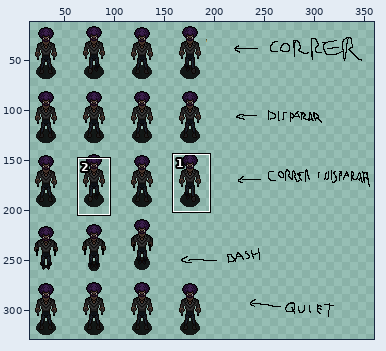
File history of a sprite sheet, TheOldLobo/Assets/Sprites/Personaje/negro de cara.png. Above: a wide view before the commit, with the close-up outlined.
Close-up. Before the commit:
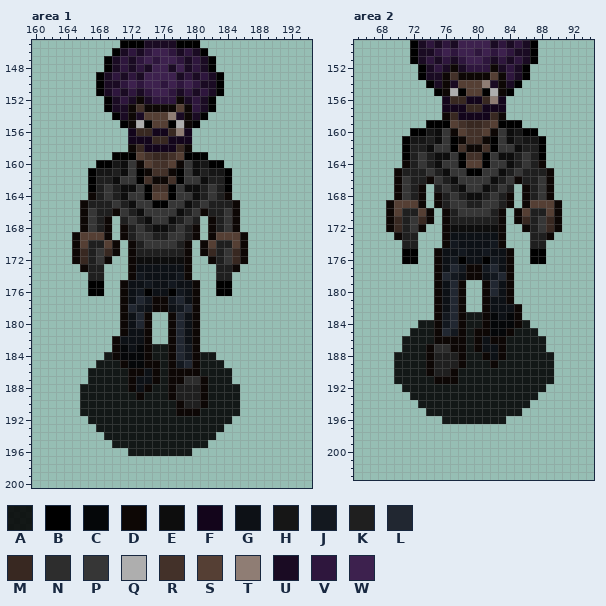
The file is 360x360 pixels. Colours within 5 levels of each other are drawn and written as one. Shown: area 1: x 160..194, y 145..200; area 2: x 65..94, y 149..203. The wide view leaves out empty margins. The commit also changed other parts of the picture, which this record leaves out.
Palette (. is transparent): A #000000df  B #000000  C #050709  D #0d0705  E #0d0d0d  F #13051b  G #0d1116  H #161616  J #13181f  K #1f1f1f  L #212731  M #382821  N #2d2d2d  P #363636  Q #aeaeae  R #433129  S #553f34  T #8f7d74  U #1a0b23  V #2e163d  W #3d214e
Pixels before, area 1, first column x 165:
145 ......BBBUUUUBBB......
146 .....BUVUVWWVUVUB.....
147 ....BUVUVWVWWVUVUB....
148 ....BUVUVUWWUWUVUB....
149 ...BUVUVUWWWWUVUVUB...
150 ...BUUVWVWWVWVWVUUB...
151 ...BUVUVUVWWVUVUVUB...
152 ....BUVUDUVVVDUVUB....
153 ....BUUDRDDDDSDVUB....
154 .....BUDUSSSTUDUB.....
155 ......BDQBSSBQDB......
156 .......FMMFFMTF.......
157 .......FFFMMFFF.......
158 .......DMFFFFMD.......
159 .....BBBSRMMRSBBB.....
160 ...BBHEPDSRRSDPEHBB...
161 ..BHHKEPBDRRDBPEKHHB..
162 ..BKKEPPBRDDRBPPEKKB..
163 ..BKPKEEPBRRBPEEKPKB..
164 ..DKPKEPPBSSBPPEKPKD..
165 .DKKKPKEPPBBPPEKPKKKD.
166 .DPKKDPKEPPPPEKPDKKPD.
167 .DPKD.KPKEPPEKPK.DKPD.
168 .DPKD.DKPKEEKPKD.DKPD.
169 DSSSD.DKPPKKPPKD.DSSSD
170 DSKKSD.DKPPPPKD.DSKKSD
171 DMKPMD.DKKKKKKD.DMKPMD
172 DMKPD..DEEEEEED..DKPMD
173 .DKK...DGGGGGGD...KKD.
174 ..KK...DJGGGGJD...KK..
175 ..BB..DGGJGGJGGD..BB..
176 ..BB..DGJBGGBJGD..BB..
177 ......DGLJDDJLGD......
178 ......DLJGDDGJLD......
179 ......DGLD..DLGD......
180 ......DGLD..DLGD......
181 ......DGGD..DLGD......
182 .....DGGGD..DLGD......
183 .....DCGCDAADLJD......
184 ....ADCCCDAADLJDAA....
185 ...AAADCCDDADJLDAAA...
186 ..AAAAADDGDADDDDAAAA..
187 ..AAAAADGGDADDNNDAAA..
188 .AAAAAADGDAADKKKDAAAA.
189 .AAAAAAADAAADKKKDAAAA.
190 .AAAAAAAAAAAADKKDAAAA.
191 .AAAAAAAAAAAADDDAAAAA.
192 ..AAAAAAAAAAAAAAAAAA..
193 ...AAAAAAAAAAAAAAAA...
194 ....AAAAAAAAAAAAAA....
195 .....AAAAAAAAAAAA.....
196 .......AAAAAAAA.......
Pixels before, area 2, first column x 69:
149 ...BUVUVUWWWWUVUVUB...
150 ...BUUVWVWWVWVWVUUB...
151 ...BUVUVUVWWVUVUVUB...
152 ....BUVUDUVVVDUVUB....
153 ....BUUDRDDDDSDVUB....
154 .....BUDUSSSTUDUB.....
155 ......BDQBSSBQDB......
156 .......FMMFFMTF.......
157 .......FFFMMFFF.......
158 .......DMFFFFMD.......
159 .....BBBSRMMRSBBB.....
160 ...BBHEPDSRRSDPEHBB...
161 ..BHHKEPBDRRDBPEKHHB..
162 ..BKKEPPBRDDRBPPEKKB..
163 ..BKPKEEPBRRBPEEKPKB..
164 ..DKPKEPPBSSBPPEKPKD..
165 .DKKKPKEPPBBPPEKPKKKD.
166 .DPKKDPKEPPPPEKPDKKPD.
167 .DPKD.KPKEPPEKPK.DKPD.
168 .DPKD.DKPKEEKPKD.DKPD.
169 DSSSD.DKPPKKPPKD.DSSSD
170 DSKKSD.DKPPPPKD.DSKKSD
171 DMKPMD.DKKKKKKD.DMKPMD
172 DMKPD..DEEEEEED..DKPMD
173 .DKK...DGGGGGGD...KKD.
174 ..KK...DJGGGGJD...KK..
175 ..BB..DGGJGGJGGD..BB..
176 ..BB..DGJBGGBJGD..BB..
177 ......DGLJDDJLGD......
178 ......DLJGDDGJLD......
179 ......DGLD..DLGD......
180 ......DGLD..DLGD......
181 ......DGLD..DGGD......
182 ......DGLD..DGGGD.....
183 ......DJLDAADCGCD.....
184 ....AADJLDAADCCCDA....
185 ...AAADLJDADDCCDAAA...
186 ..AAAADDDDADGDDAAAAA..
187 ..AAADNNDDADGGDAAAAA..
188 .AAAADKKKDAADGDAAAAAA.
189 .AAAADKKKDAAADAAAAAAA.
190 .AAAADKKDAAAAAAAAAAAA.
191 .AAAAADDDAAAAAAAAAAAA.
192 ..AAAAAAAAAAAAAAAAAA..
193 ...AAAAAAAAAAAAAAAA...
194 ....AAAAAAAAAAAAAA....
195 .....AAAAAAAAAAAA.....
196 .......AAAAAAAA.......
New version:
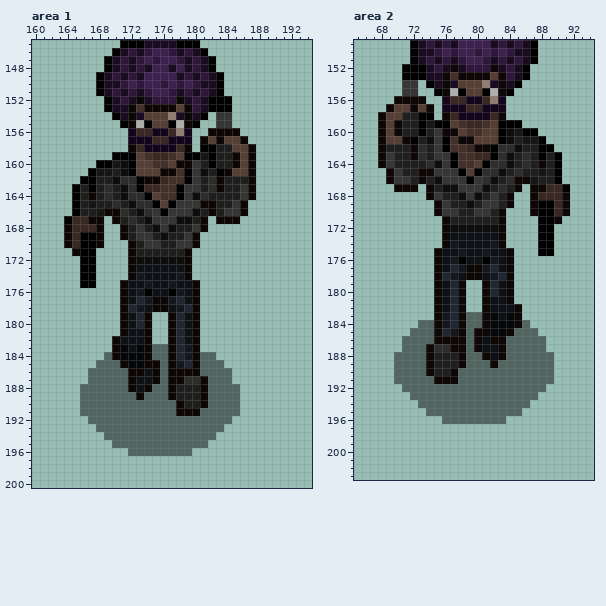
Edits made:
colour A: #000000df -> #00000076
Changed rows in their new state; - is a pixel that keeps its letter.
Area 1:
first column x 164:
152 -------------------BB---
153 -------------------BB---
154 -------------------PP---
155 -------------------PP---
156 ------------------DDDD--
157 -----------------DSDSSD-
158 -----------------BBKKSSD
159 -----------------HBKKDSD
160 --------BS-----DPK-KKDSD
161 --------BSSSD-RBPEKBDSSD
162 --B----NN-D-M-RB-KNDKKKD
163 -BK--N--NBMM-RBPP-NDKKPD
164 -BK--N--NN--RRB--NK-KKPD
165 -BKH--N--NN-SB-PPDD--PD-
166 -BKKHD-N--N-B-PPEKD--PD-
167 BMMDD.D-N----PEE-D.DD---
168 DMMMD.------PEK-PD....--
169 DMBBD.------EKKP--.....-
170 DMBBD..-----KKPPD......-
171 --BB...----------......-
172 -.BB..------------.....-
173 --BB.--------------...--
174 --BB.--------------..---
175 --B-.--------------..---
176 ---..--------------..---
Area 2:
first column x 68:
152 ---BB-------------------
153 ---BB-------------------
154 ---PP-------------------
155 ---PP-------------------
156 --DDDD------------------
157 -DSSDSD-----------------
158 DSSKKBB-----------------
159 DSDKKBH-----------------
160 DSDKK-KPD-----SB--------
161 DSSDBKEPBR-DSSSB--------
162 DKKKDNK-BR-M-D-NN----B--
163 DPKKDN-PPBR-MMBN--N--KB-
164 DPKK-KN--BRR--NN--N--KB-
165 -DP--DDPP-BS-NN--N--HKB-
166 -DP--DKEPP-B-N--N-DHKKB-
167 ---DD.D-EEP----N-D.DDMMB
168 --....DP-KEP------.DMMMD
169 -.....--PKKE------.DBBMD
170 -......DPPKK-----..DBBMD
171 -......----------...BB--
172 -.....------------..BB.-
173 --...--------------.BB--
174 ---..--------------.BB--
175 ---..--------------.-B--
176 ---..--------------..---
Pixel boxes of the changes (left, top, right, bottom) in both close-ups:
changed: (64, 96, 256, 296)
changed: (80, 344, 240, 456)
changed: (378, 64, 570, 264)
changed: (394, 312, 554, 424)
